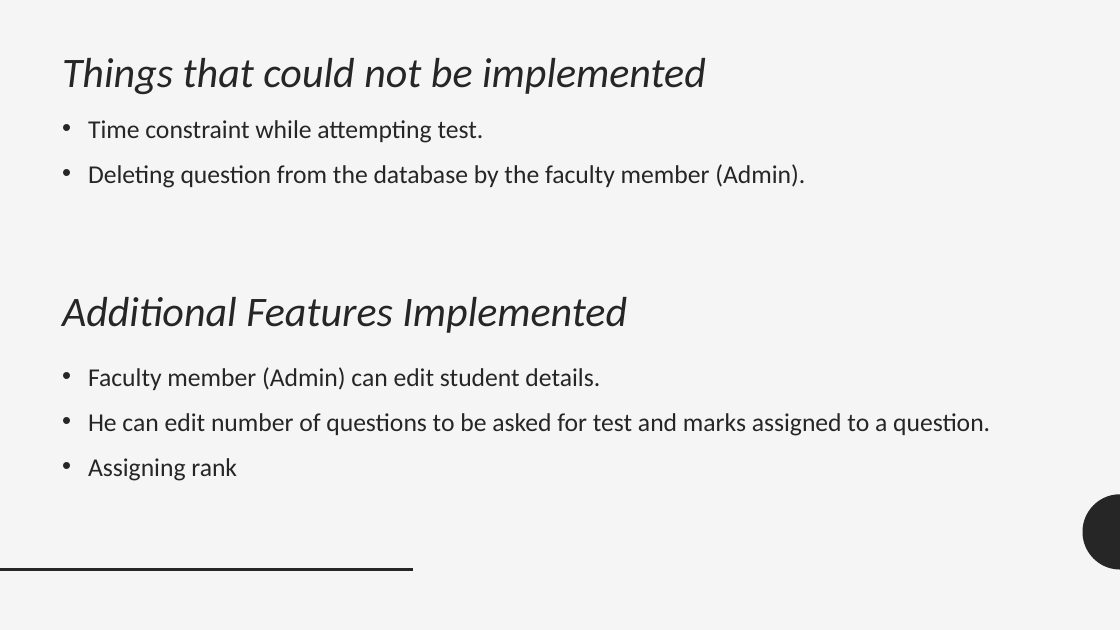
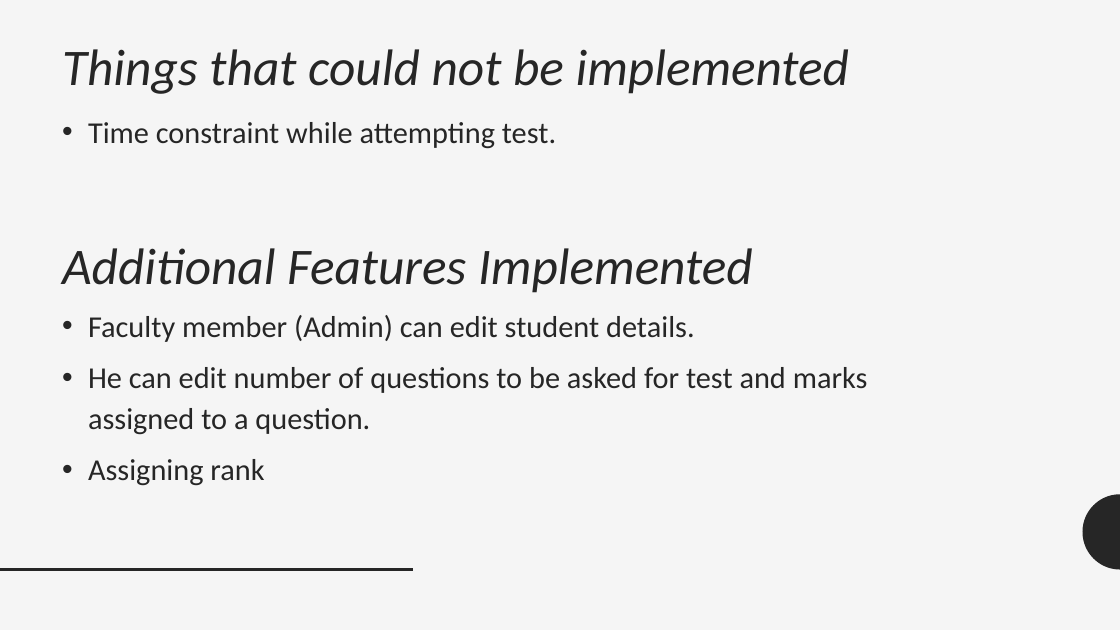
Before and after one commit to saksham2410/CS223_Apr18_09, a slide deck: slide 5 of presentation.pptx. Drawn at 1120x630 pixels with LibreOffice and Linux fonts; fonts in the diff are those of the drawing. Boxes give left, top, right and bottom in pixels: in the first picture for what was removed or moved away, otherwise in the second. Text is boxed around its words. In the diff, an @@ line names an element or a change of style, - is before the commit and + after.

```diff
--- a/presentation.pptx
+++ b/presentation.pptx
@@ text "Things that could not be ..." at box(62, 49, 849, 94): size 36 to 44 pt @@
@@ text "Time constraint while attempting test." at box(88, 122, 556, 149): size 22 to 26 pt @@
@@ text "Additional Features Implemented" at box(62, 248, 753, 293): size 36 to 44 pt @@
@@ text "Additional Features Implemented": place and size @@
-text "Additional Features Implemented" at box(62, 297, 627, 333)
+text "Additional Features Implemented" at box(62, 248, 753, 293)
@@ text at box(88, 164, 805, 188): paragraph removed @@
-• Deleting question from the database by the faculty member (Admin).
@@ text "Faculty member (Admin) can edit ...": place and size @@
-text "Faculty member (Admin) can edit ..." at box(88, 367, 990, 481)
+text "Faculty member (Admin) can edit ..." at box(88, 315, 868, 486)
@@ text "Faculty member (Admin) can edit ..." at box(88, 315, 868, 486): size 22 to 26 pt @@
```
Also in this commit, not shown: 8 other slides changed, 2 slides added, 1 slide removed, 11 other files.
